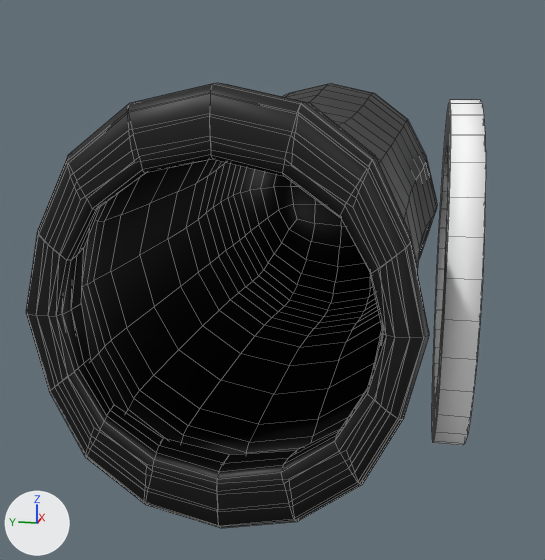
Renders of the FBX model Assets/Art/3D Models/Entities/Cannon/canon.fbx from each side of a commit.
The view is the same before and after, from a 50 mm camera at (-2.44, -0.31, 1.09) aimed at (-0.42, 0.1, 0.59). The lights are fixed; the arrows at lower left show +X, +Y and +Z. Mesh edges are drawn as thin lines. Vertices at the same position are counted once.

In view in the first picture: 'cannon', 'wheels'.
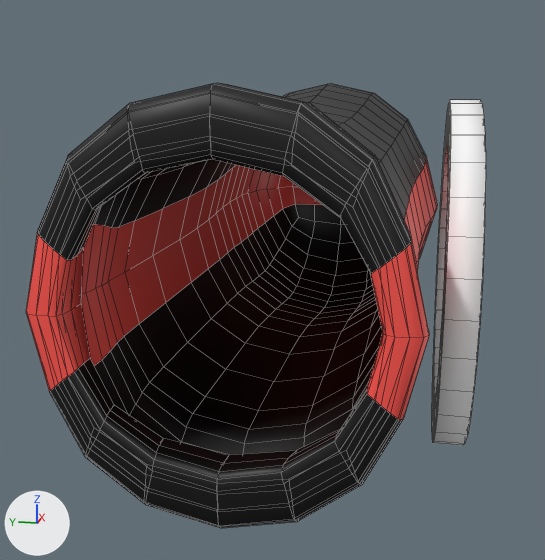
Changed parts and their boxes (x1, y1, x2, y2) in the pictures (545 x 560 px):
part 1 of me_cylinder_001, added: after (81, 159, 383, 454)
part 2 of me_cylinder_001, surface changed (black to red): (26, 157, 437, 420) in both

The change, as a list of edits to the scene's bpy script:
```text
Change me_cylinder_001:
    used by ob_cannon; location = (0.0, 0.0, 0.0)
    remove me_cylinder_001.from_pydata(...)  # 865 vertices, 928 faces; spans x -1.36..0.49, y -0.35..0.35, z 0.36..1.13
    add me_cylinder_001.from_pydata(...)  # 1743 vertices, 1888 faces; spans x -1.36..0.49, y -0.35..0.35, z 0.36..1.13
    me_cylinder_001 part 1: 878 vertices added at x -1.34..0.46, y -0.32..0.32, z 0.39..1.1
    me_cylinder_001 part 2: 240 kept faces spanning x -1.36..0.49, y -0.35..0.35, z 0.6..0.89 get new texture (UV) coordinates
```
